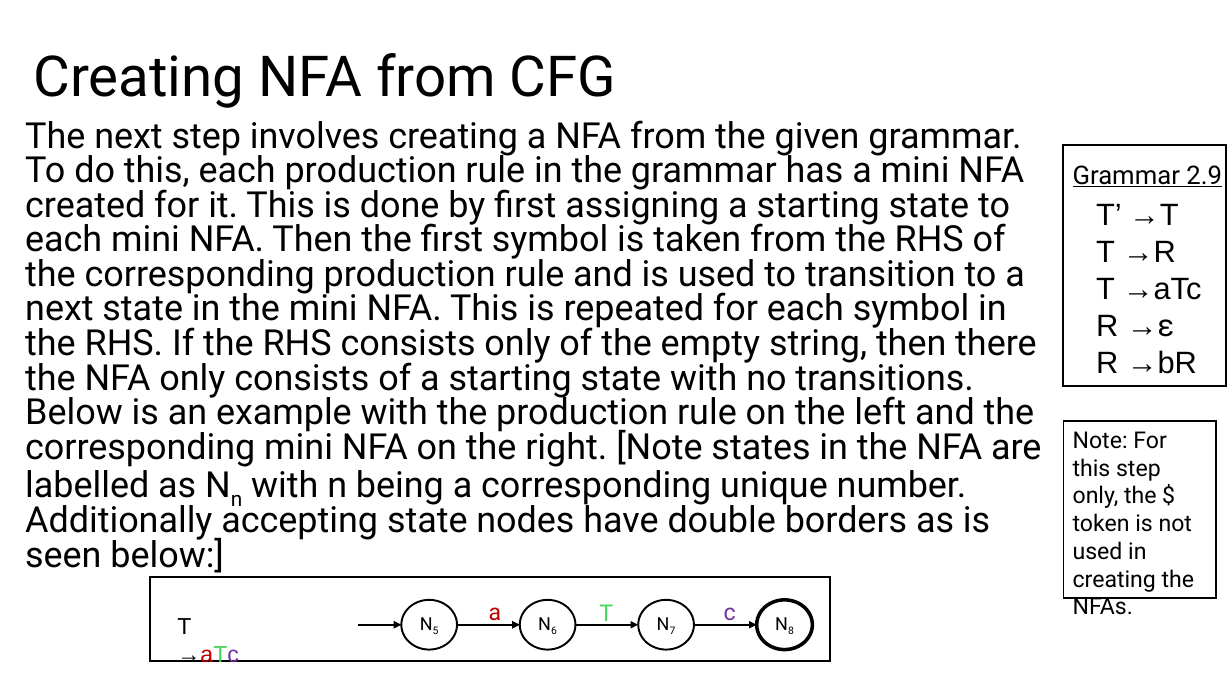
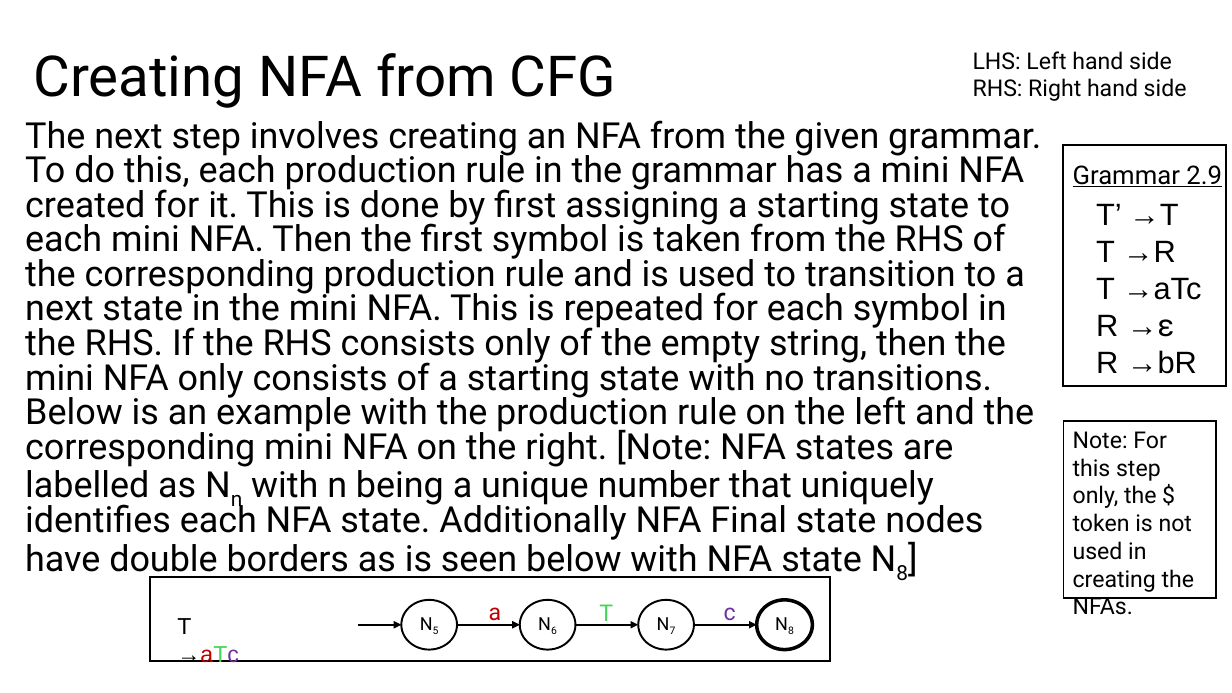
Before and after one commit to Danieldv-s/Research-Materials, a slide deck: slide 19 of Syntax-Analysis/Section2.13Expansion.pptx. Drawn at 1232x693 pixels with LibreOffice and Linux fonts; fonts in the diff are those of the drawing. Boxes give left, top, right and bottom in pixels: in the first picture for what was removed or moved away, otherwise in the second. Text is boxed around its words. In the diff, an @@ line names an element or a change of style, - is before the commit and + after.

```diff
--- a/Syntax-Analysis/Section2.13Expansion.pptx
+++ b/Syntax-Analysis/Section2.13Expansion.pptx
@@ text added at (973,51,1187,101), 18 pt, text #000000 @@
+LHS: Left hand side
+RHS: Right hand side
@@ text at (25,120,1041,580): text changed @@
-The next step involves creating a NFA from the given grammar. To do this, each production rule in the grammar has a mini NFA created for it. This is done by first assigning a starting state to each mini NFA. Then the first symbol is taken from the RHS of the corresponding production rule and is used to transition to a next state in the mini NFA. This is repeated for each symbol in the RHS. If the RHS consists only of the empty string, then there the NFA only consists of a starting state with no transitions. Below is an example with the production rule on the left and the corresponding mini NFA on the right. [Note states in the NFA are labelled as Nn with n being a corresponding unique number. Additionally accepting state nodes have double borders as is seen below:]
+The next step involves creating an NFA from the given grammar. To do this, each production rule in the grammar has a mini NFA created for it. This is done by first assigning a starting state to each mini NFA. Then the first symbol is taken from the RHS of the corresponding production rule and is used to transition to a next state in the mini NFA. This is repeated for each symbol in the RHS. If the RHS consists only of the empty string, then the mini NFA only consists of a starting state with no transitions. Below is an example with the production rule on the left and the corresponding mini NFA on the right. [Note: NFA states are labelled as Nn with n being a unique number that uniquely identifies each NFA state. Additionally NFA Final state nodes have double borders as is seen below with NFA state N8]
```
Also in this commit, not shown: 43 other slides changed.
